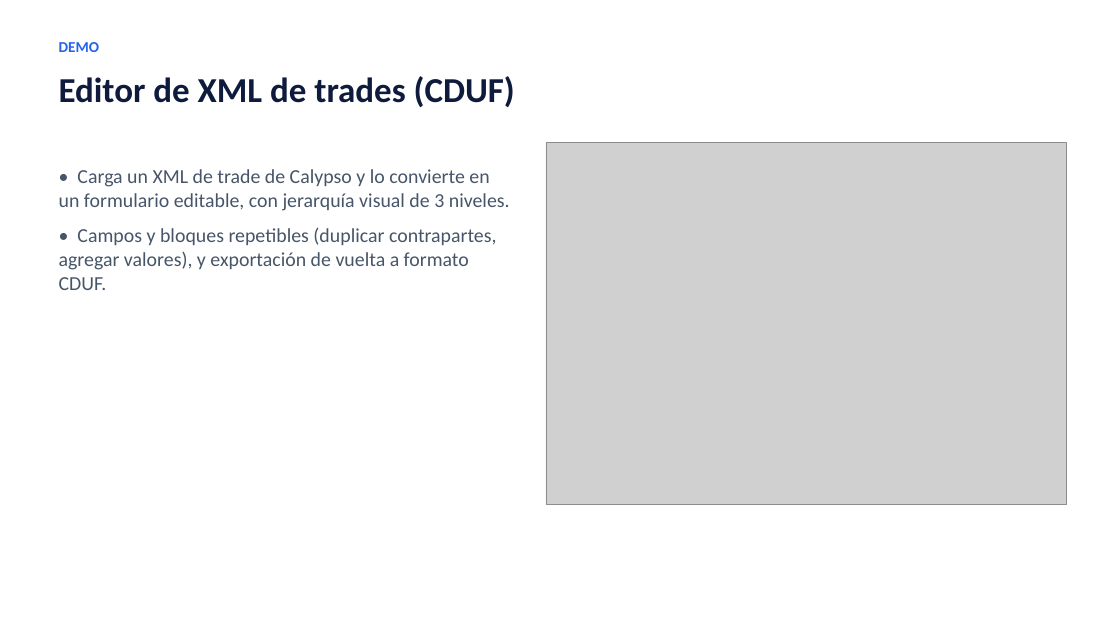
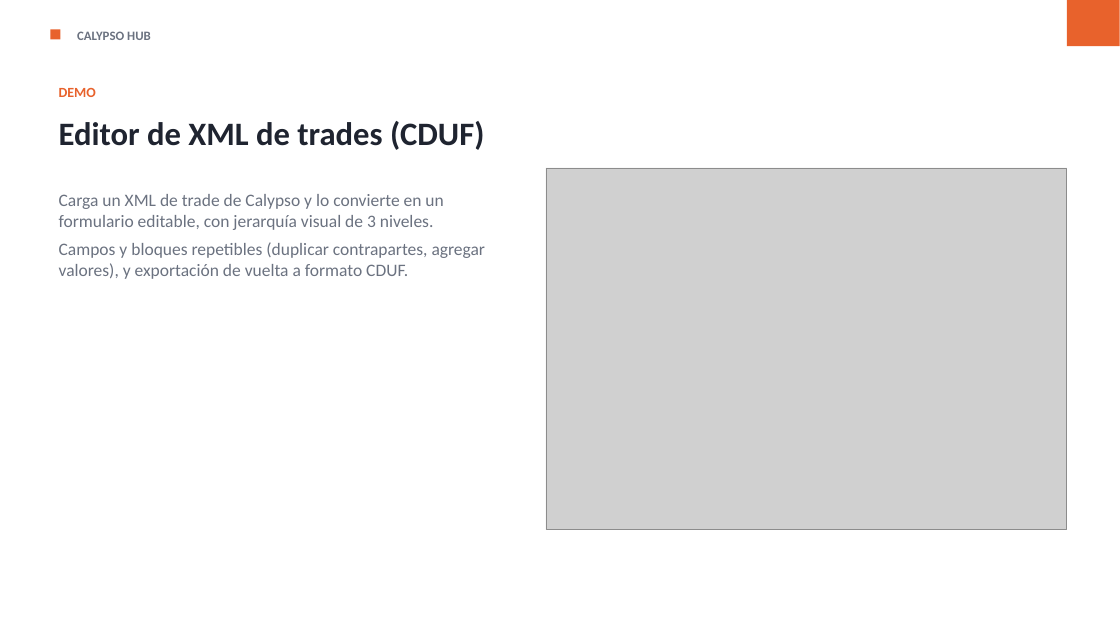
Before and after one commit to gabrielalonso-pr/calypso-knowledge-hub, a slide deck: slide 7 of presentation/calypso-knowledge-hub.pptx. Drawn at 1120x630 pixels with LibreOffice and Linux fonts; fonts in the diff are those of the drawing; grey boxes stand for pictures. Boxes give left, top, right and bottom in pixels: in the first picture for what was removed or moved away, otherwise in the second. Text is boxed around its words. In the diff, an @@ line names an element or a change of style, - is before the commit and + after.

```diff
--- a/presentation/calypso-knowledge-hub.pptx
+++ b/presentation/calypso-knowledge-hub.pptx
@@ rectangle added at [50, 29, 60, 39], fill #E8622C @@
@@ rectangle added at [1067, 0, 1120, 46], fill #E8622C @@
@@ text added at [77, 31, 151, 40], 11 pt, text #6B7280, bold @@
+CALYPSO HUB
@@ text "DEMO": place and size @@
-text "DEMO" at [59, 42, 99, 52]
+text "DEMO" at [59, 88, 96, 97]
@@ text "DEMO" at [59, 88, 96, 97]: size 13 to 12 pt, text colour #2563EB to #E8622C @@
@@ text "Editor de XML de trades ...": place and size @@
-text "Editor de XML de trades ..." at [59, 76, 515, 107]
+text "Editor de XML de trades ..." at [59, 121, 484, 150]
@@ text "Editor de XML de trades ..." at [59, 121, 484, 150]: size 30 to 28 pt, text colour #0F1B3D to #1F2430 @@
@@ picture: place and size @@
-picture at [546, 143, 1067, 505]
+picture at [546, 168, 1067, 530]
@@ text at [59, 194, 486, 279]: text changed; size 17 to 15 pt; text colour #475569 to #6B7280 @@
-• Carga un XML de trade de Calypso y lo convierte en un formulario editable, con jerarquía visual de 3 niveles.
-• Campos y bloques repetibles (duplicar contrapartes, agregar valores), y exportación de vuelta a formato CDUF.
+Carga un XML de trade de Calypso y lo convierte en un formulario editable, con jerarquía visual de 3 niveles.
+Campos y bloques repetibles (duplicar contrapartes, agregar valores), y exportación de vuelta a formato CDUF.
```
Also in this commit, not shown: 11 other slides changed, 1 other file.
